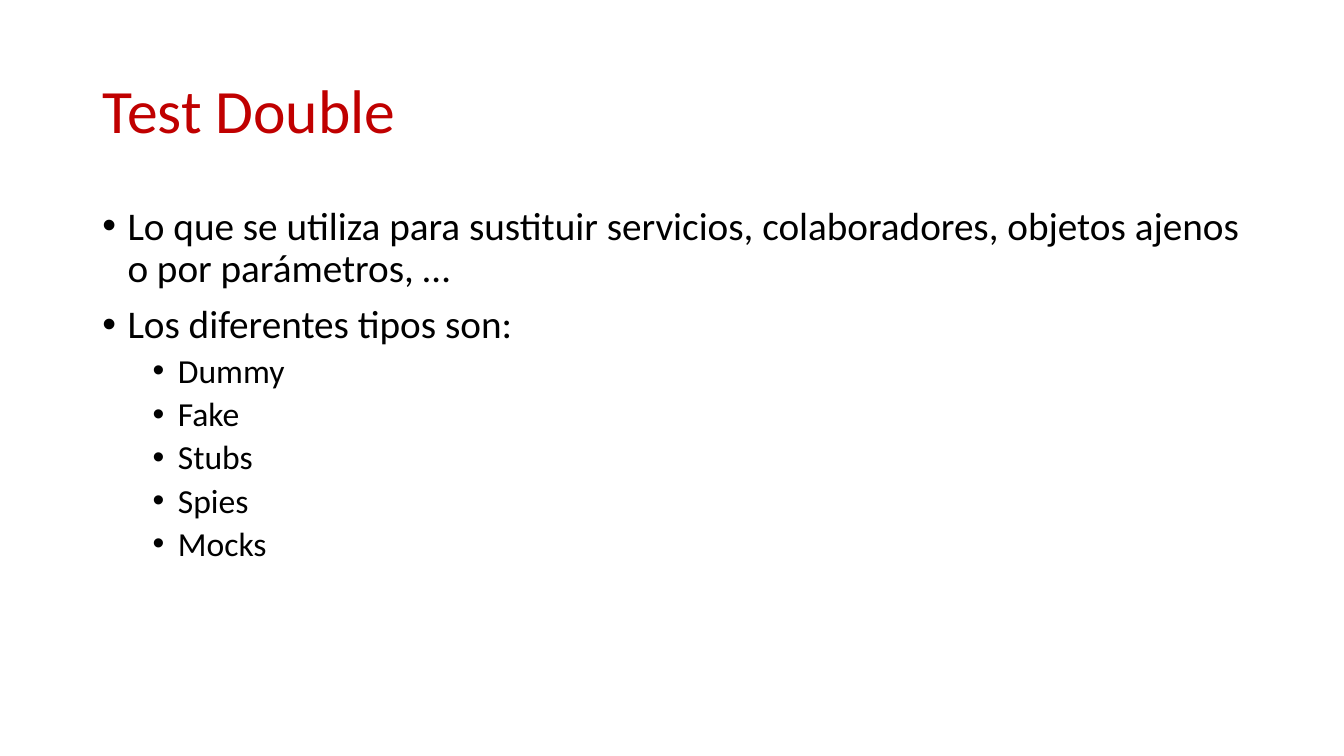
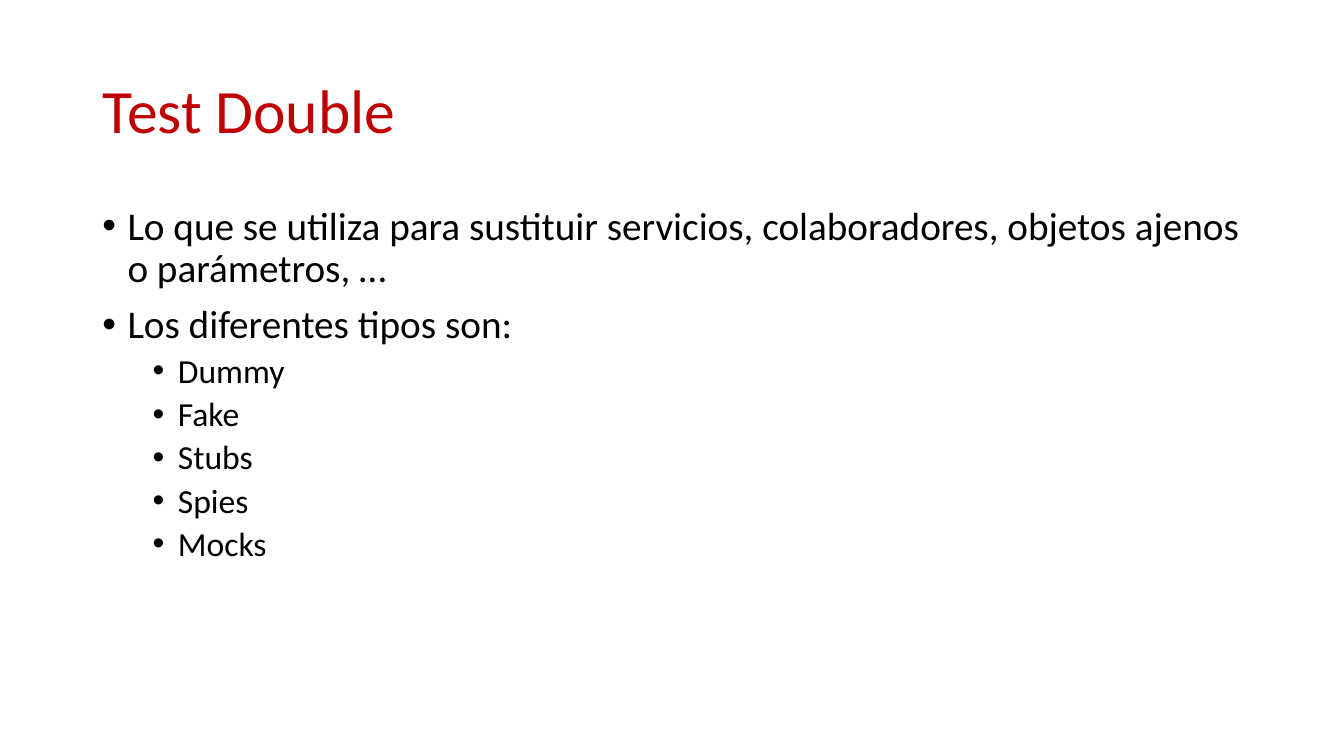
Before and after one commit to ericuss/TDD-Miercolex-Tokiota, a slide deck: slide 4 of Documentacion/jasmine.pptx. Drawn at 1344x756 pixels with LibreOffice and Linux fonts; fonts in the diff are those of the drawing; background and template pictures are left out. Boxes give left, top, right and bottom in pixels: in the first picture for what was removed or moved away, otherwise in the second. Text is boxed around its words. In the diff, an @@ line names an element or a change of style, - is before the commit and + after.

```diff
--- a/Documentacion/jasmine.pptx
+++ b/Documentacion/jasmine.pptx
@@ text at bbox=[128, 212, 1239, 289]: text changed @@
-• Lo que se utiliza para sustituir servicios, colaboradores, objetos ajenos o por parámetros, …
+• Lo que se utiliza para sustituir servicios, colaboradores, objetos ajenos o parámetros, …
```
Also in this commit, not shown: 1 other slide changed, 13 other files.
